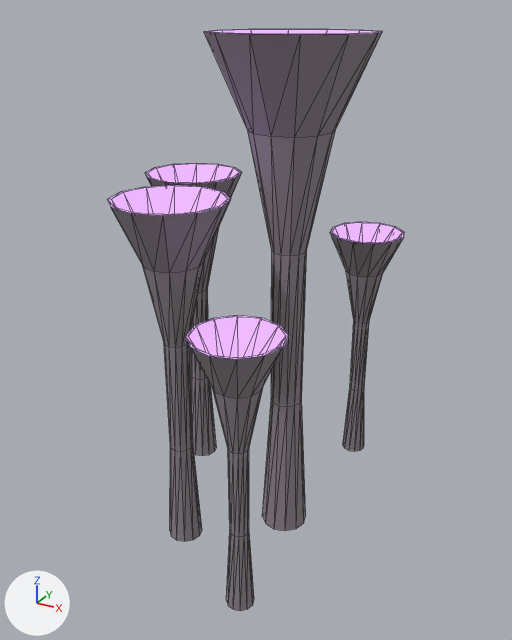
The glTF model assets/models/glowing_mushroom/trumpet_v01.glb as it was, and as the next commit left it.
Both versions are drawn from a camera (50 mm lens) standing at (1.41, -2.88, 2.6) and looking at (-0.23, 0.09, 1.12). The axes (+X, +Y, +Z) are drawn at lower left. The lights are the same throughout. The older version comes first. Mesh edges are drawn as thin lines. Vertices at exactly the same position are counted once.

Objects in the first picture: 'mushroom_trumpet_flesh_nocol', 'mushroom_trumpet_glow_nocol'.
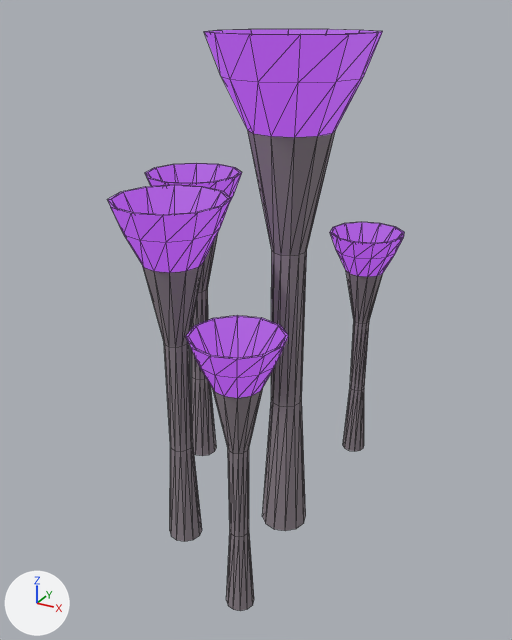
Pixel boxes (x1, y1, x2, y2) of what changed, in the pictures (512 x 640 px):
'mushroom_trumpet_flesh_nocol', reshaped (17% narrower, 17% shorter): before (111, 32, 403, 611); after (142, 130, 383, 611)
'mushroom_trumpet_glow_nocol', recoloured, surface changed, reshaped: before (108, 29, 404, 359); after (108, 29, 404, 398)
part 1 of me_mushroom_trumpet_flesh, deleted: before (111, 32, 382, 398)
part 2 of me_mushroom_trumpet_flesh, deleted: before (330, 233, 403, 277)
part 3 of me_mushroom_trumpet_glow, added: after (204, 32, 382, 137)
part 4 of me_mushroom_trumpet_glow, added: after (111, 173, 403, 398)

What the commit changed:
In material 'MushroomGlow_trumpet_v01' (mat_mushroomglow_trumpet_v01), emission_color goes from (0.64, 0.34, 1.0) (purple #d19eff) to (0.347, 0.0631, 0.631) (purple #9f47d0).
In material 'MushroomGlow_trumpet_v01' (mat_mushroomglow_trumpet_v01), emission_strength goes from 1.225 to 1.0.
me_mushroom_trumpet_flesh is used by ob_mushroom_trumpet_flesh_nocol; location (0.0, 0.0, 0.0).
me_mushroom_trumpet_flesh had 300 vertices, 480 faces and spanned x -1.03..0.37, y -0.86..1.06, z 0.0..2.51.
me_mushroom_trumpet_flesh now has 240 vertices, 360 faces and spans x -0.9..0.2, y -0.76..0.96, z 0.0..2.11.
Part 1, on me_mushroom_trumpet_flesh:
48 vertices are removed from x -1.03..0.37, y -0.86..0.61, z 1.4..2.51.
96 faces are deleted.
Part 2, on me_mushroom_trumpet_flesh:
12 vertices are removed from x -0.14..0.29, y 0.64..1.06, z 1.43.
24 faces are deleted.
me_mushroom_trumpet_glow is used by ob_mushroom_trumpet_glow_nocol; location (0.0, 0.0, 0.0).
me_mushroom_trumpet_glow had 240 vertices, 360 faces and spanned x -1.03..0.37, y -0.86..1.06, z 0.92..2.51.
me_mushroom_trumpet_glow now has 360 vertices, 600 faces and spans x -1.03..0.37, y -0.86..1.06, z 0.92..2.51.
Part 3, on me_mushroom_trumpet_glow:
24 vertices are added at x -0.31..0.31, y -0.31..0.31, z 2.11..2.34.
48 new faces join them.
Part 4, on me_mushroom_trumpet_glow:
96 vertices are added at x -0.98..0.26, y -0.82..1.02, z 1.17..1.7.
192 new faces join them.
